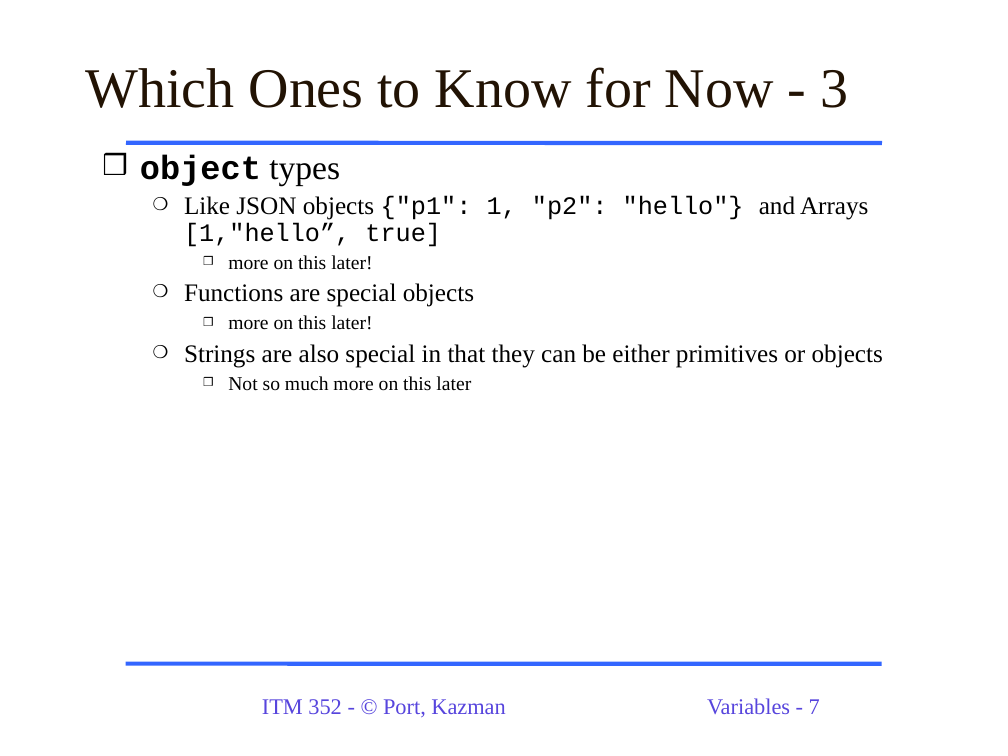
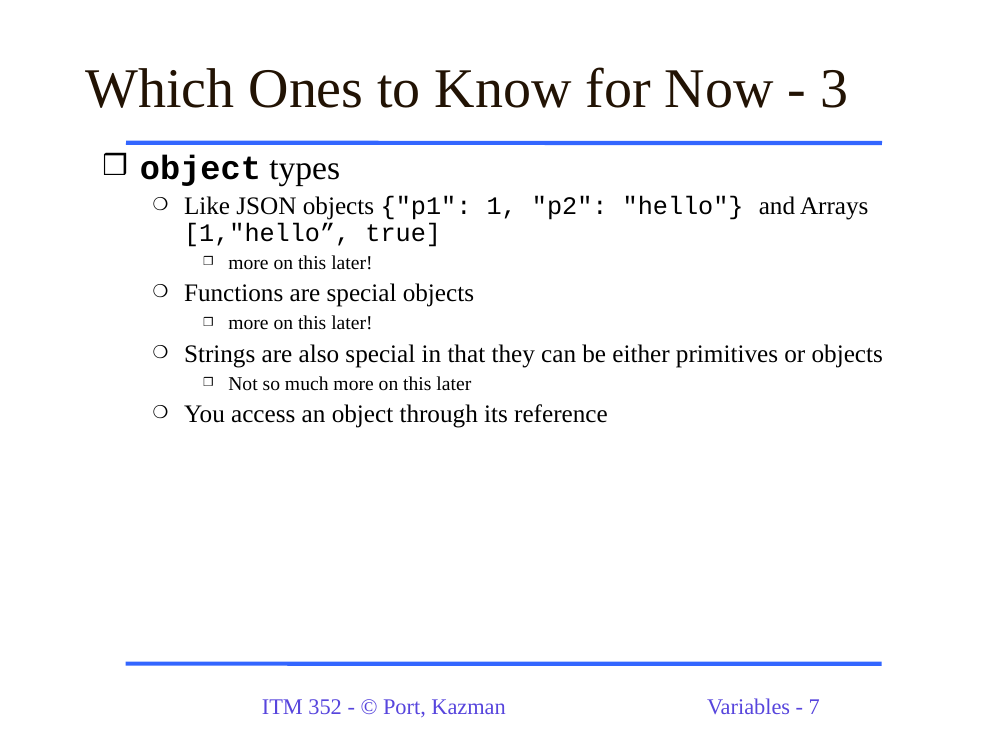
Before and after one commit to dport96/ITM352, a slide deck: slide 7 of morea/050.variables_data_types/ITM352_data_types_variables.ppt. Drawn at 1008x756 pixels with LibreOffice and Linux fonts; fonts in the diff are those of the drawing. Boxes give left, top, right and bottom in pixels: in the first picture for what was removed or moved away, otherwise in the second. Text is boxed around its words. In the diff, an @@ line names an element or a change of style, - is before the commit and + after.

```diff
--- a/morea/050.variables_data_types/ITM352_data_types_variables.ppt
+++ b/morea/050.variables_data_types/ITM352_data_types_variables.ppt
@@ text at (x1=184, y1=404, x2=608, y2=428): paragraph added @@
+  ❍ You access an object through its reference
```
Also in this commit, not shown: 3 other slides changed.
